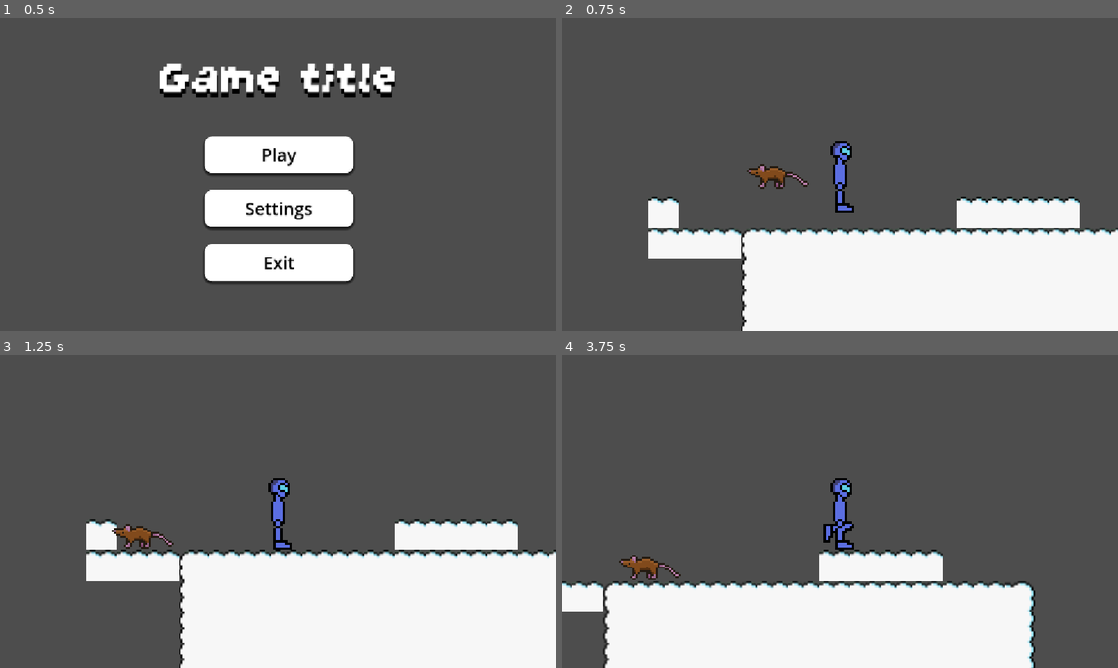
Above: before the commit, frames 1-4 (two rows, left to right).
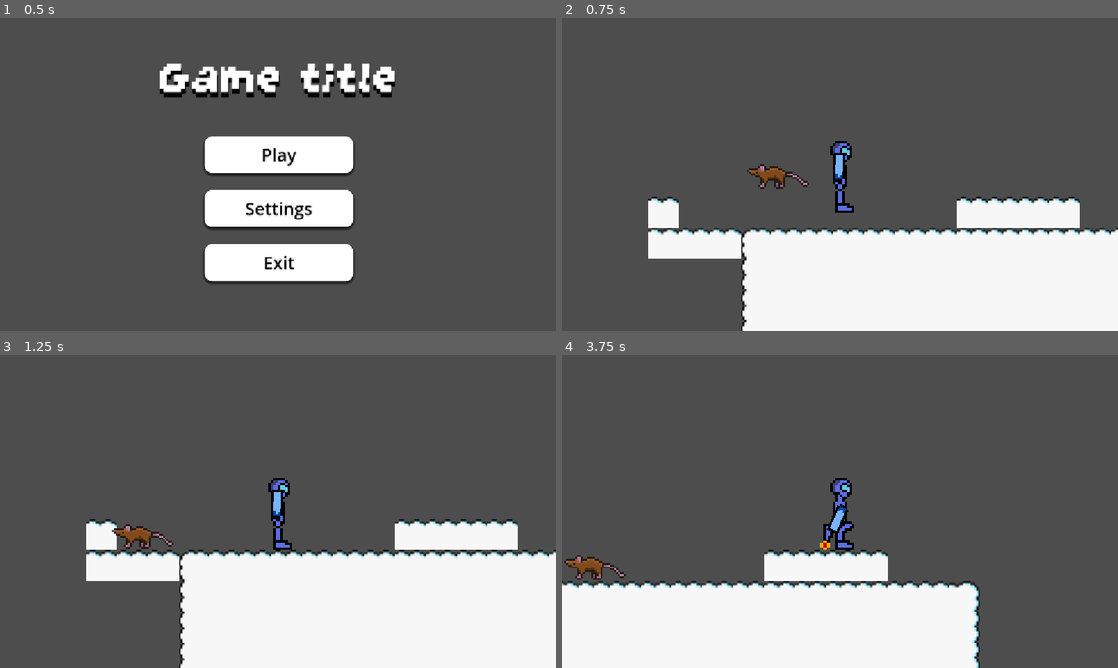
Above: after the commit, the same moments.

Repository: Milo-Griffiths/GameJam-Time
Game: Godot game, scene res://scenes/main.tscn
Two runs of this game, one before a commit and one after it. Both use one fixed random seed, a clock stepped at 60 frames per second and the inputs below. The engine's default icon, where the game draws it, is replaced by a stand-in: a white triangle on a blue panel in a dark square.
Inputs (mouse positions are in pixels of both pictures, inside the frame that each line leads up to):
- Up to frame 1 (0.5 s): no input
- Up to frame 2 (0.75 s): click "Play" at 0.5 s
- Up to frame 3 (1.25 s): no input
- Up to frame 4 (3.75 s): move the mouse to (962, 495) at 1.27 s; hold Right (right) 1.28-2.78 s; tap E (shoot, bound only after the commit) every 0.75 s from 1.35 to 3.6 s; tap Up (up) at 1.52, 2.27 s; move the mouse to (728, 527) at 2.02 s; move the mouse to (895, 442) at 2.77 s; hold A (left) 2.78-3.53 s; move the mouse to (812, 574) at 3.52 s; hold Right (right) from 3.53 s (still down)

Frame 1 is identical in both runs. In frame 2, 0.2% of the frame differs, in the area x 48-52%, y 43-53%; in frame 3, 0.2%; in frame 4, 8.7%, in the area x 0-86%, y 47-100%.

Commit message:
added gun

Diff:
--- a/project.godot
+++ b/project.godot
@@ -55,6 +55,11 @@
 , Object(InputEventKey,"resource_local_to_scene":false,"resource_name":"","device":-1,"window_id":0,"alt_pressed":false …(186 unchanged characters)…
 ]
 }
+shoot={
+"deadzone": 0.2,
+"events": [Object(InputEventKey,"resource_local_to_scene":false,"resource_name":"","device":-1,"window_id":0,"alt_pressed":false,"shift_pressed":false,"ctrl_pressed":false,"meta_pressed":false,"pressed":false,"keycode":0,"physical_keycode":69,"key_label":0,"unicode":101,"location":0,"echo":false,"script":null)
+]
+}
 
 [layer_names]
 
--- /dev/null
+++ b/scenes/bullet.tscn
@@ -0,0 +1,18 @@
+[gd_scene format=3 uid="uid://dg4fck6my8kim"]
+
+[ext_resource type="Script" uid="uid://cns1ivi87apom" path="res://scripts/bullet.gd" id="1_y25gk"]
+[ext_resource type="Texture2D" uid="uid://n845cemt56jn" path="res://assets/bullet.png" id="2_l5glv"]
+
+[sub_resource type="CircleShape2D" id="CircleShape2D_0xm4b"]
+
+[node name="bullet" type="RigidBody2D" unique_id=1489657362]
+script = ExtResource("1_y25gk")
+
+[node name="Sprite2D" type="Sprite2D" parent="." unique_id=1974165707]
+texture_filter = 1
+position = Vector2(4.7683716e-07, 4.7683716e-07)
+scale = Vector2(4.75, 4.75)
+texture = ExtResource("2_l5glv")
+
+[node name="CollisionShape2D" type="CollisionShape2D" parent="." unique_id=115203892]
+shape = SubResource("CircleShape2D_0xm4b")
--- a/scenes/player.tscn
+++ b/scenes/player.tscn
@@ -9,6 +9,8 @@
 [ext_resource type="Texture2D" uid="uid://chfficgimbvpn" path="res://assets/player/awful/IncredibleWalker3.png" id="5_d2wvv"]
 [ext_resource type="Texture2D" uid="uid://cgjyf8ump1jld" path="res://assets/player/awful/IncredibleWalker4.png" id="6_3v2ag"]
 [ext_resource type="Texture2D" uid="uid://dersmwx36twdx" path="res://assets/player/awful/Idle.png" id="7_ur7pv"]
+[ext_resource type="Script" uid="uid://ke2bafswrk1j" path="res://scripts/node_2d.gd" id="10_d2wvv"]
+[ext_resource type="Texture2D" uid="uid://buqlquqstwaki" path="res://assets/gun.png" id="11_3v2ag"]
 
 [sub_resource type="AtlasTexture" id="AtlasTexture_i4ail"]
 atlas = ExtResource("2_smehm")
@@ -176,7 +178,7 @@
 }],
 "loop": 1,
 "name": &"awful_idle",
-"speed": 5.0
+"speed": 10.0
 }, {
 "frames": [{
 "duration": 1.0,
@@ -248,6 +250,33 @@
 
 [sub_resource type="RectangleShape2D" id="RectangleShape2D_t1b08"]
 size = Vector2(9, 30)
+
+[sub_resource type="AtlasTexture" id="AtlasTexture_wqfne"]
+atlas = ExtResource("11_3v2ag")
+region = Rect2(0, 0, 32, 32)
+
+[sub_resource type="AtlasTexture" id="AtlasTexture_wnwbv"]
+atlas = ExtResource("11_3v2ag")
+region = Rect2(32, 0, 32, 32)
+
+[sub_resource type="SpriteFrames" id="SpriteFrames_ohs4u"]
+animations = [{
+"frames": [],
+"loop": 1,
+"name": &"default",
+"speed": 5.0
+}, {
+"frames": [{
+"duration": 1.0,
+"texture": SubResource("AtlasTexture_wqfne")
+}, {
+"duration": 1.0,
+"texture": SubResource("AtlasTexture_wnwbv")
+}],
+"loop": 1,
+"name": &"new_animation",
+"speed": 5.0
+}]
 
 [node name="player" type="CharacterBody2D" unique_id=1097559639]
 collision_layer = 2
@@ -265,3 +294,14 @@
 shape = SubResource("RectangleShape2D_t1b08")
 
 [node name="Camera2D" type="Camera2D" parent="." unique_id=980265435]
+
+[node name="gun" type="Node2D" parent="." unique_id=1199234887]
+script = ExtResource("10_d2wvv")
+
+[node name="AnimatedSprite2D" type="AnimatedSprite2D" parent="gun" unique_id=255633166]
+texture_filter = 1
+position = Vector2(1, 2)
+sprite_frames = SubResource("SpriteFrames_ohs4u")
+animation = &"new_animation"
+frame = 1
+frame_progress = 0.104779
--- /dev/null
+++ b/scripts/bullet.gd
@@ -0,0 +1,18 @@
+extends RigidBody2D
+
+@export var speed = 100
+
+var dir : float
+var spawnpos : Vector2
+var spawnRot : float
+var velocity : Vector2
+# Called when the node enters the scene tree for the first time.
+func _ready() -> void:
+	global_position = spawnpos
+	global_rotation = spawnRot
+
+
+# Called every frame. 'delta' is the elapsed time since the previous frame.
+func _physics_process(delta: float) -> void:
+	velocity = Vector2(speed,0).rotated(dir)
+	move_and_collide(velocity)
--- /dev/null
+++ b/scripts/node_2d.gd
@@ -0,0 +1,23 @@
+extends Node2D
+#@onready var main = get_tree().get_root().get_node("Main Menu")
+@onready var projectile = load("res://Scenes/bullet.tscn")
+@onready var main: Node2D = $"."
+
+# Called when the node enters the scene tree for the first time.
+func _ready() -> void:
+	pass # Replace with function body.
+
+
+# Called every frame. 'delta' is the elapsed time since the previous frame.
+func _process(delta: float) -> void:
+	look_at(get_global_mouse_position())
+	if Input.is_action_just_pressed("shoot"):
+		shoot()
+
+
+func shoot():
+	var instance = projectile.instantiate()
+	instance.dir = rotation
+	instance.spawnpos = global_position
+	#instance.spawnRot = rotation
+	main.add_child.call_deferred(instance)
Binary file added: assets/bullet.png
Not shown, added: assets/bullet.png.import
Not shown, added: scripts/bullet.gd.uid
Not shown, added: scripts/node_2d.gd.uid
